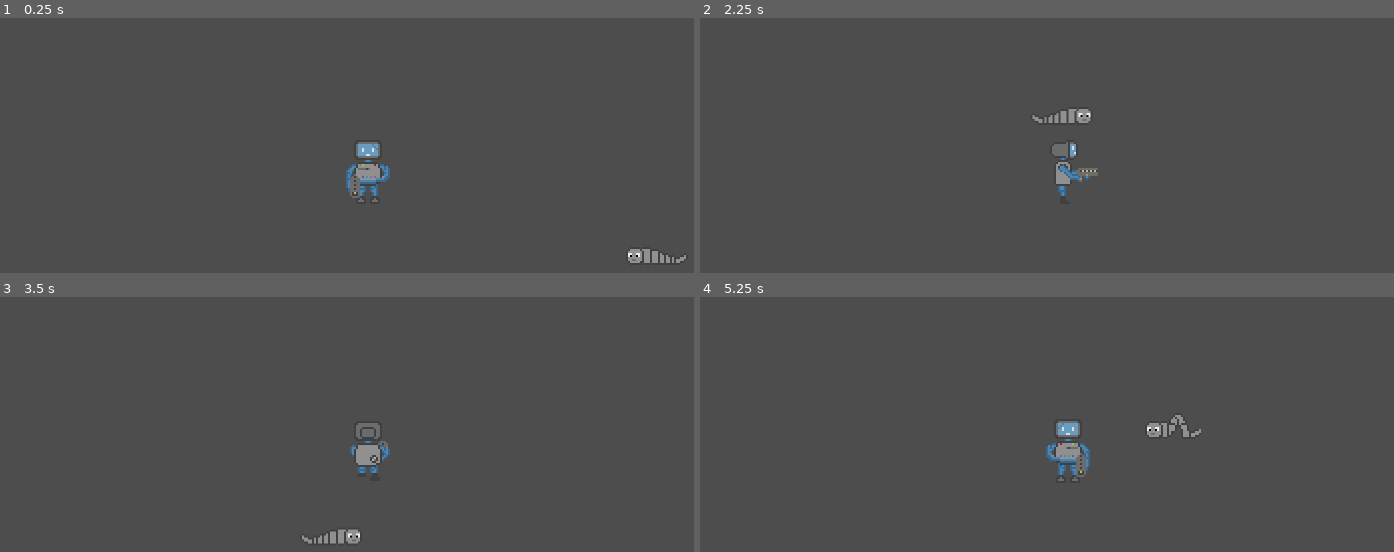
Above: before the commit, frames 1-4 (two rows, left to right).
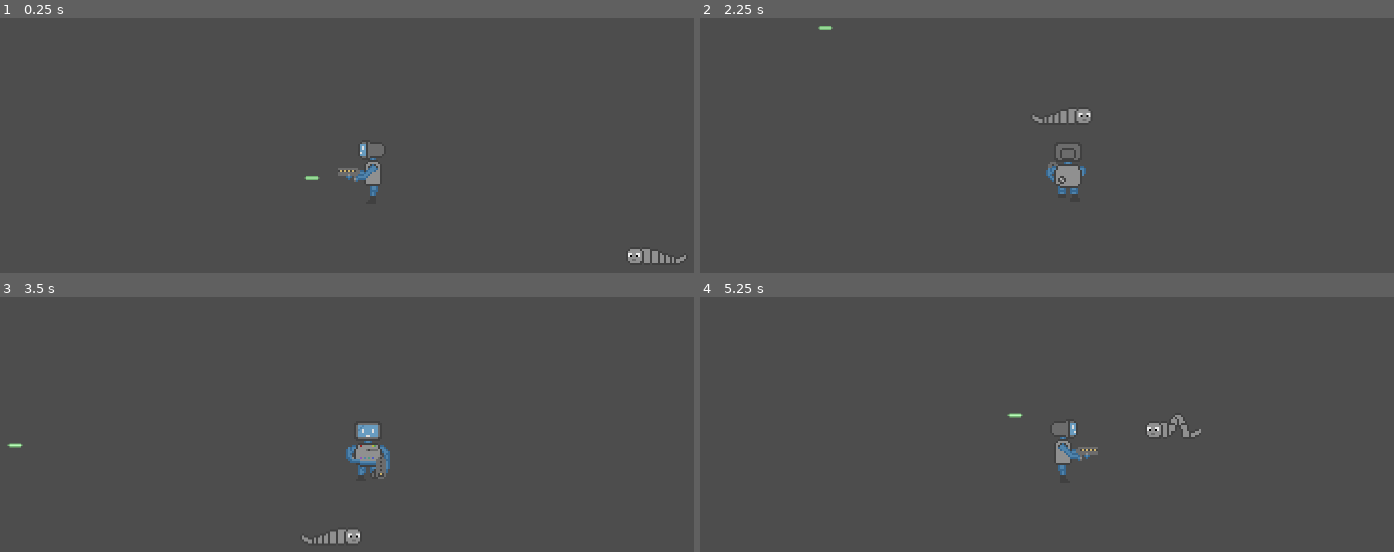
Above: after the commit, the same moments.

Repository: Dragalone/GameJam
Game: Godot game, scene res://main.tscn
The game is run twice, just before and just after one commit, with the same random seed, the same clock (stepped at 60 frames per second) and the same inputs.
Inputs (mouse positions are in pixels of both pictures, inside the frame that each line leads up to):
- Up to frame 1 (0.25 s): no input
- Up to frame 2 (2.25 s): tap Enter at 0.5 s; move the mouse to (1241, 150) at 0.52 s; hold D (move_right) 0.53-1.28 s; move the mouse to (908, 193) at 1.27 s; hold S (move_down) 1.28-2.03 s; move the mouse to (1151, 74) at 2.02 s; hold D (move_right) from 2.03 s (still down)
- Up to frame 3 (3.5 s): move the mouse to (326, 541) at 2.77 s; release D (move_right) at 2.78 s; hold W (move_up) from 2.78 s (still down)
- Up to frame 4 (5.25 s): move the mouse to (1310, 518) at 3.52 s; release W (move_up) at 3.53 s; hold A (move_left) 3.53-5.03 s; move the mouse to (824, 383) at 4.27 s; move the mouse to (1109, 450) at 5.02 s; hold S (move_down) from 5.03 s (still down)

The runs differ from the first frame. In frame 1, 0.8% of the frame differs, in the area x 43-57%, y 48-73%; in frame 2, 0.6%; in frame 3, 0.5%; in frame 4, 0.8%, in the area x 44-58%, y 45-73%.

Commit message:
added mouse rotation

Diff:
--- /dev/null
+++ b/Scripts/bullet.gd
@@ -0,0 +1,11 @@
+extends Area2D
+
+var speed = 750
+
+func _physics_process(delta):
+	position += transform.x * speed * delta
+
+func _on_Bullet_body_entered(body):
+	if body is Enemy:
+		body.queue_free()
+	queue_free()
--- a/Scripts/enemy.gd
+++ b/Scripts/enemy.gd
@@ -1,4 +1,5 @@
 extends CharacterBody2D
+class_name Enemy
 
 var speed: float = 50
 var player: Player = null
--- a/Scripts/player.gd
+++ b/Scripts/player.gd
@@ -15,6 +15,7 @@
 	var y_axis: float = Input.get_axis("move_up", "move_down")
 	input_vector = (x_axis * Vector2.RIGHT + y_axis * Vector2.DOWN).normalized()
 
+
 func _physics_process(_delta: float) -> void:
 	if !canMove:
 		sprite.stop()
@@ -30,11 +31,22 @@
 
 	move_and_slide()
 	print(position)
-	if velocity.x != 0:
-		sprite.flip_h = velocity.x < 0
-		sprite.animation = "side"
-	elif velocity.y != 0:
-		if velocity.y > 0:
+	var mouse_pos = get_viewport().get_mouse_position()
+
+	mouse_pos.x -= get_viewport().get_visible_rect().size.x/2
+	mouse_pos.y -= get_viewport().get_visible_rect().size.y/2
+
+	mouse_pos = mouse_pos.rotated(PI/4)
+
+	if mouse_pos.x > 0:
+		if mouse_pos.y > 0:
+			sprite.flip_h = false
+			sprite.animation = "side"
+		else:
+			sprite.animation = "back"
+	else:
+		if mouse_pos.y > 0:
 			sprite.animation = "front"
 		else:
-			sprite.animation = "back"
+			sprite.flip_h = true
+			sprite.animation = "side"
--- a/main.tscn
+++ b/main.tscn
@@ -1,7 +1,11 @@
-[gd_scene load_steps=3 format=3 uid="uid://dqdubj100ucy"]
+[gd_scene load_steps=5 format=3 uid="uid://dqdubj100ucy"]
 
 [ext_resource type="PackedScene" uid="uid://bfh7echkt62a6" path="res://Scenes/player.tscn" id="1_7sms1"]
 [ext_resource type="PackedScene" uid="uid://b2br7o6drqxo" path="res://Scenes/enemy.tscn" id="2_7ov0x"]
+[ext_resource type="Texture2D" uid="uid://bu2cyfcsfrteg" path="res://Assets/FX/bullet.png" id="3_nk0jk"]
+
+[sub_resource type="SegmentShape2D" id="SegmentShape2D_vbmr8"]
+b = Vector2(15, 0)
 
 [node name="Main" type="Node2D"]
 
@@ -9,3 +13,19 @@
 position = Vector2(144, 40)
 
 [node name="Player" parent="." instance=ExtResource("1_7sms1")]
+
+[node name="Marker2D" type="Marker2D" parent="Player"]
+position = Vector2(-6, 11)
+
+[node name="Bullet" type="Area2D" parent="."]
+position = Vector2(-31, 3)
+
+[node name="CollisionShape2D" type="CollisionShape2D" parent="Bullet"]
+scale = Vector2(0.4, 0.4)
+shape = SubResource("SegmentShape2D_vbmr8")
+
+[node name="Sprite2D" type="Sprite2D" parent="Bullet"]
+texture_filter = 1
+position = Vector2(3, -8.19564e-08)
+scale = Vector2(0.833333, 0.666667)
+texture = ExtResource("3_nk0jk")
--- a/project.godot
+++ b/project.godot
@@ -19,6 +19,8 @@
 
 window/size/viewport_width=1600
 window/size/viewport_height=900
+mouse_cursor/custom_image="res://Assets/FX/crosshair.png"
+mouse_cursor/custom_image_hotspot=Vector2(16, 16)
 
 [input]
 
Not shown, added: Assets/FX/bullet.png.import
Binary file added: Assets/FX/crosshair.png
Not shown, added: Assets/FX/crosshair.png.import
